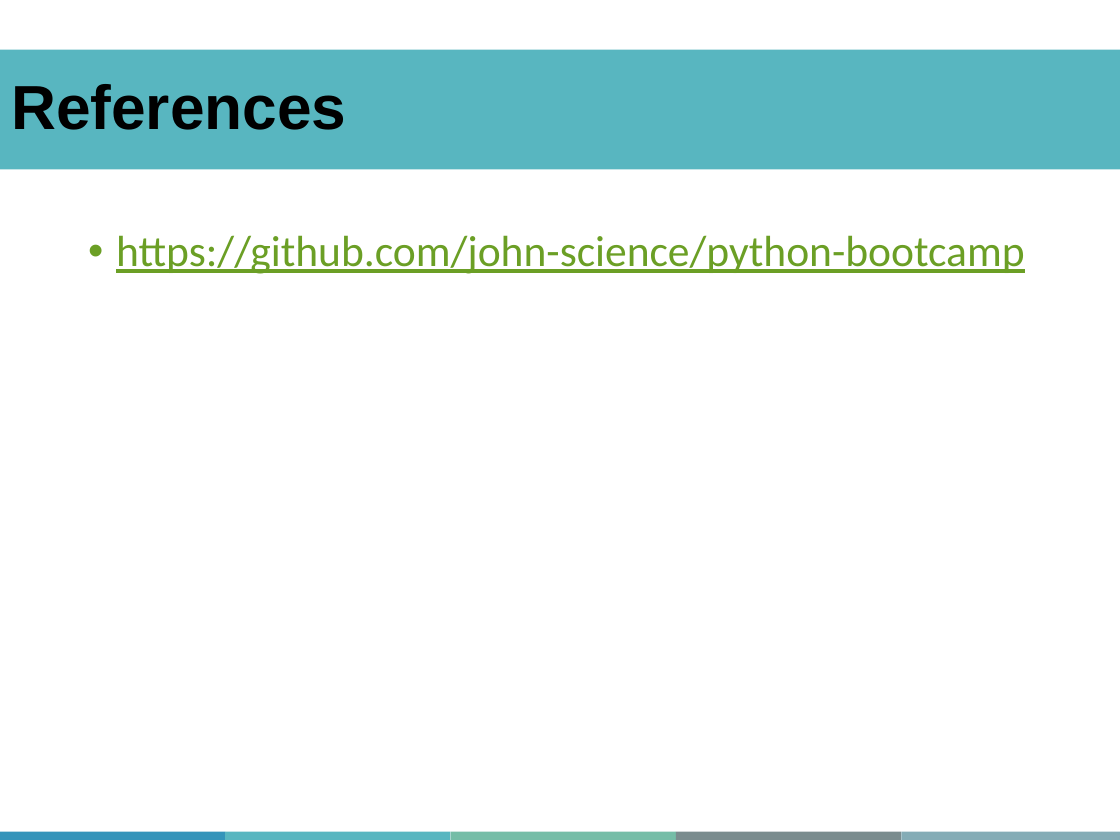
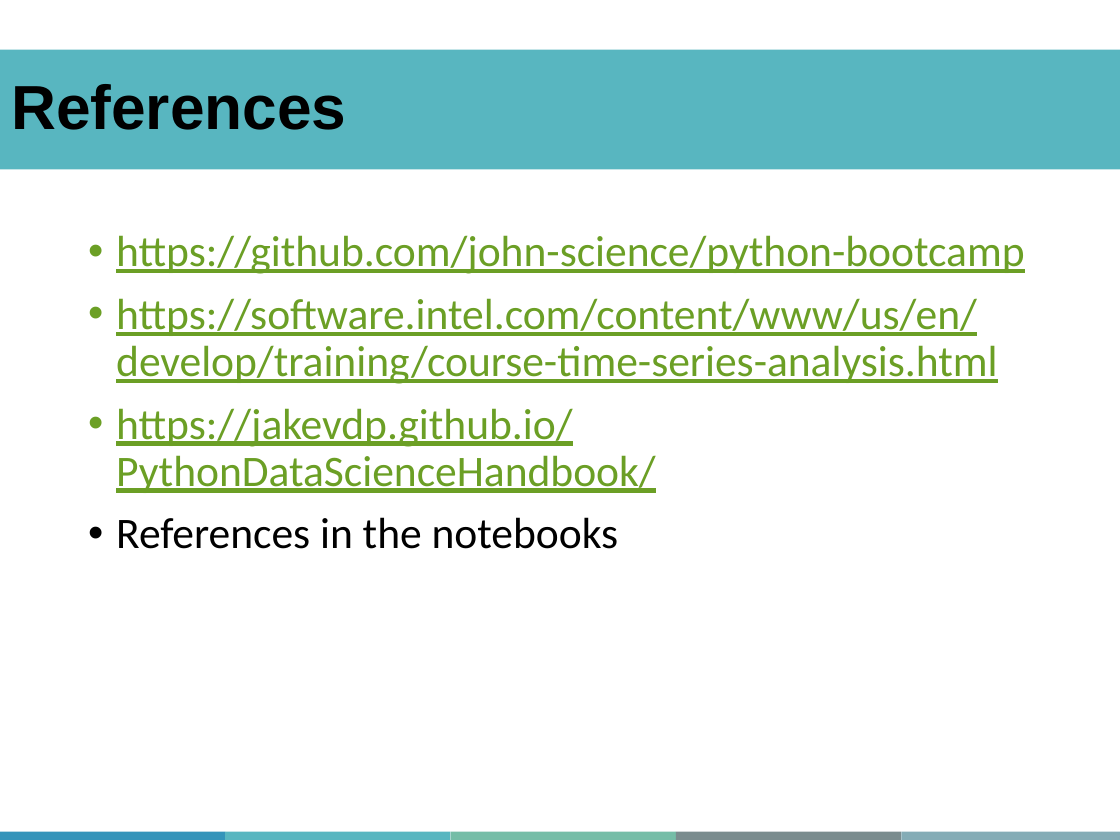
Before and after one commit to abdelrahman-ayad/MiCM-StatsPython-F21, a slide deck: slide 18 of MiCM_StatsPythonF21_AAyad.pptx (slide 24 before the commit). Drawn at 1120x840 pixels with LibreOffice and Linux fonts; fonts in the diff are those of the drawing; background and template pictures are left out. Boxes give left, top, right and bottom in pixels: in the first picture for what was removed or moved away, otherwise in the second. Text is boxed around its words. In the diff, an @@ line names an element or a change of style, - is before the commit and + after.

Commit message:
add time series data and update readme

```diff
--- a/MiCM_StatsPythonF21_AAyad.pptx
+++ b/MiCM_StatsPythonF21_AAyad.pptx
@@ text at [116,298,997,549]: paragraphs added @@
+• https://software.intel.com/content/www/us/en/develop/training/course-time-series-analysis.html
+• https://jakevdp.github.io/PythonDataScienceHandbook/
+• References in the notebooks
```
Also in this commit, not shown: 3 other slides changed, 1 slide added, 7 slides removed, 1 other file.
